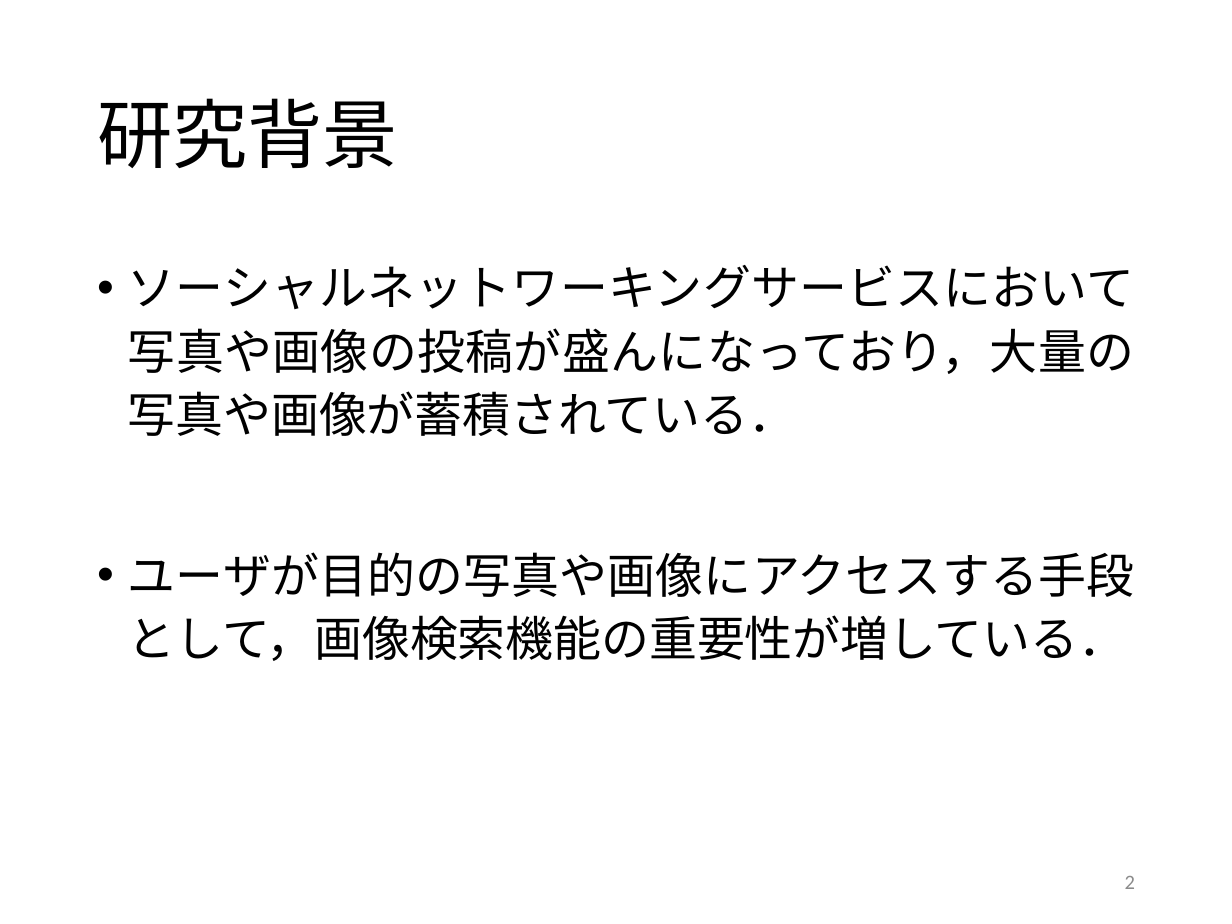
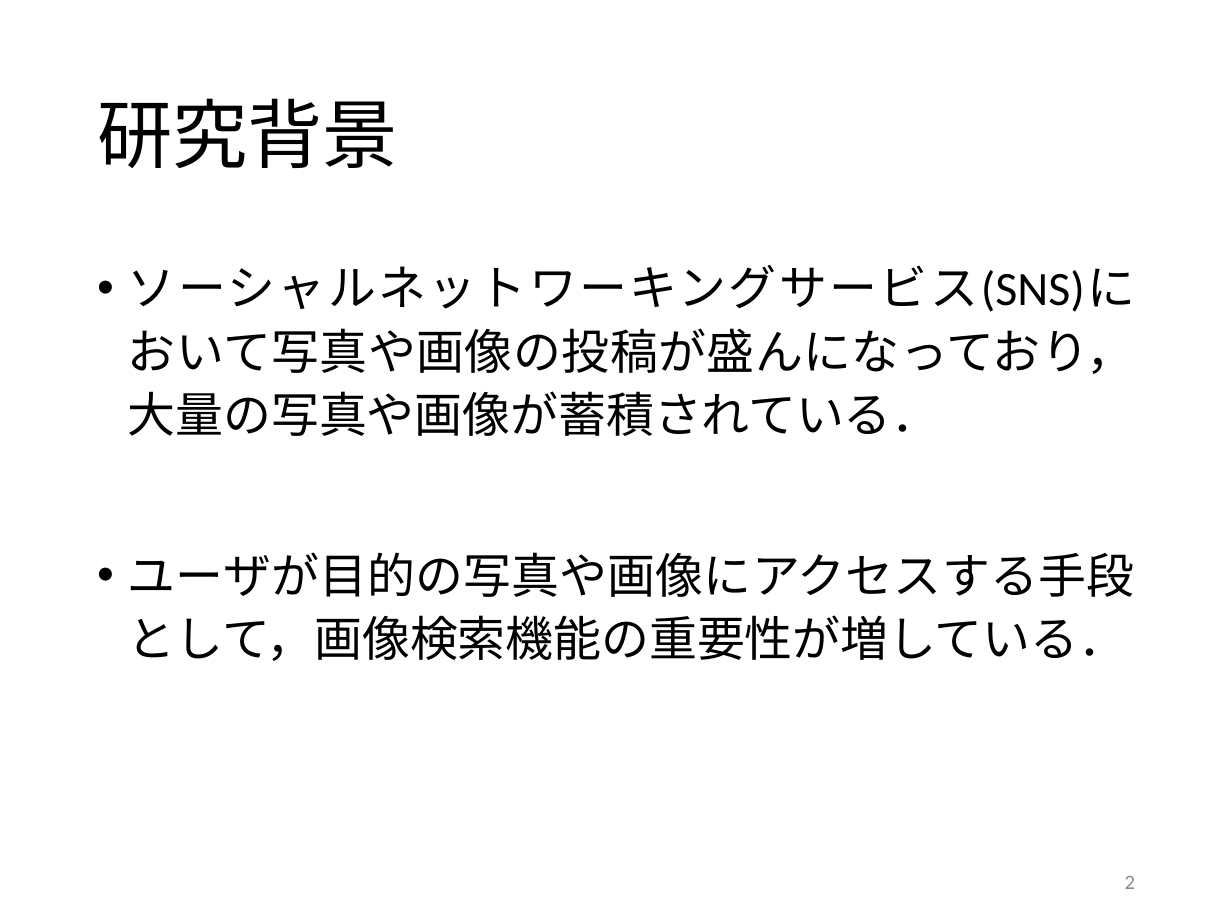
Before and after one commit to kait-takanolab/1821005-yoshioka-thesis, a slide deck: slide 2 of 卒研発表/1821005_0120.pptx. Drawn at 1232x924 pixels with LibreOffice and Linux fonts; fonts in the diff are those of the drawing. Boxes give left, top, right and bottom in pixels: in the first picture for what was removed or moved away, otherwise in the second. Text is boxed around its words. In the diff, an @@ line names an element or a change of style, - is before the commit and + after.

```diff
--- a/卒研発表/1821005_0120.pptx
+++ b/卒研発表/1821005_0120.pptx
@@ text at [128,265,1135,436]: text changed @@
-• ソーシャルネットワーキングサービスにおいて写真や画像の投稿が盛んになっており，大量の写真や画像が蓄積されている．
+• ソーシャルネットワーキングサービス(SNS)において写真や画像の投稿が盛んになっており，大量の写真や画像が蓄積されている．
```
Also in this commit, not shown: 1 other slide changed.
